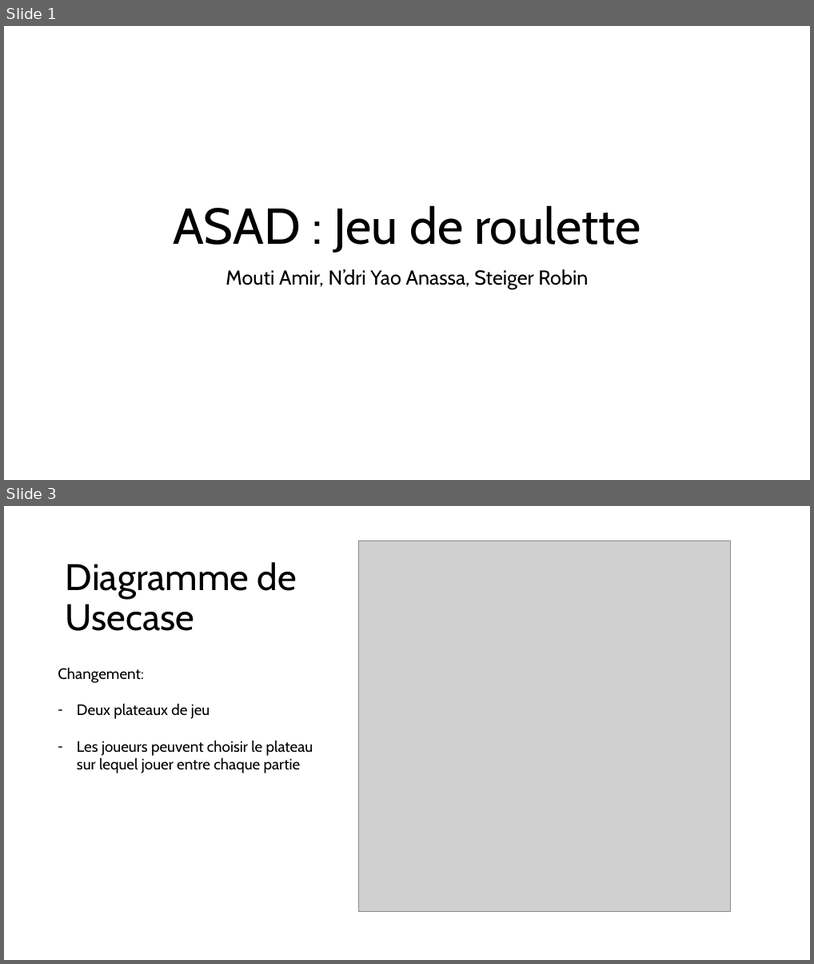
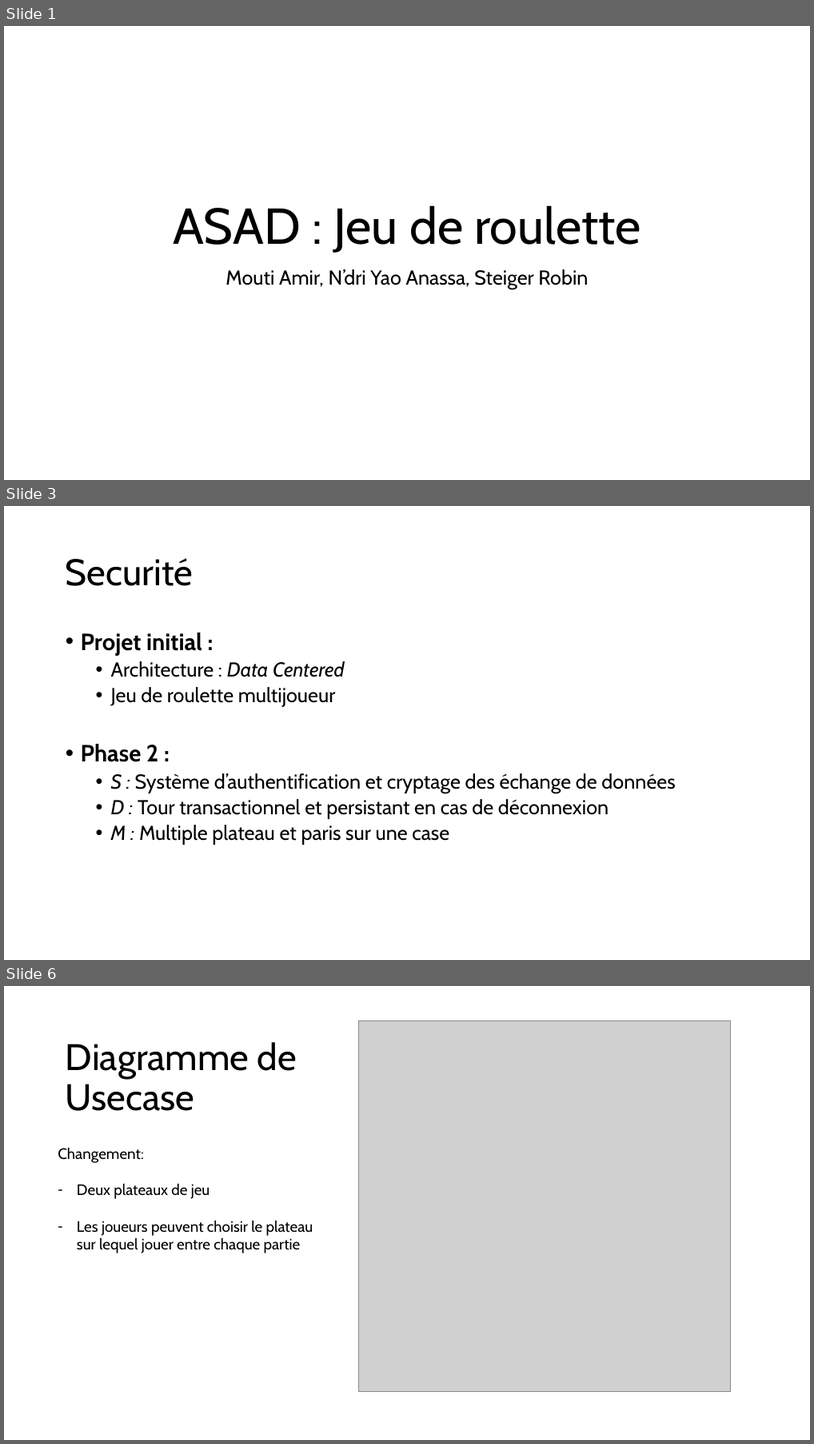
Before and after one commit to RobinSteiger/ASAD, a slide deck: doc/presentation.pptx. Shown one above the other, each under a label of ours: slides 1 and 3 before the commit, slides 1, 3 and 6 after it; the slides between them are not shown. The pictures are 814x964 and 814x1444 pixels, drawn with LibreOffice and Linux fonts; fonts in the diff are those of the drawing; grey boxes stand for pictures. Boxes give left, top, right and bottom in pixels: in the first picture for what was removed or moved away, otherwise in the second. Text is boxed around its words. In the diff, an @@ line names an element or a change of style, - is before the commit and + after.

Commit message:
Update presentation

```diff
--- a/doc/presentation.pptx
+++ b/doc/presentation.pptx
@@ slide 3 added at [4,506,810,960], background #FFFFFF @@
@@ title added at [66,558,193,586], 44 pt, text #000000 @@
+Securité
@@ text added at [81,632,675,844], 24 pt, text #000000 @@
+• Projet initial :
+  • Architecture : Data Centered
+  • Jeu de roulette multijoueur
+• Phase 2 :
+  • S : Système d’authentification et cryptage des échange de données
+  • D : Tour transactionnel et persistant en cas de déconnexion
+  • M : Multiple plateau et paris sur une case
@@ what was slide 3 is now slide 6 @@
```
Also in this commit, not shown: 1 slide changed, 2 other slides added.
